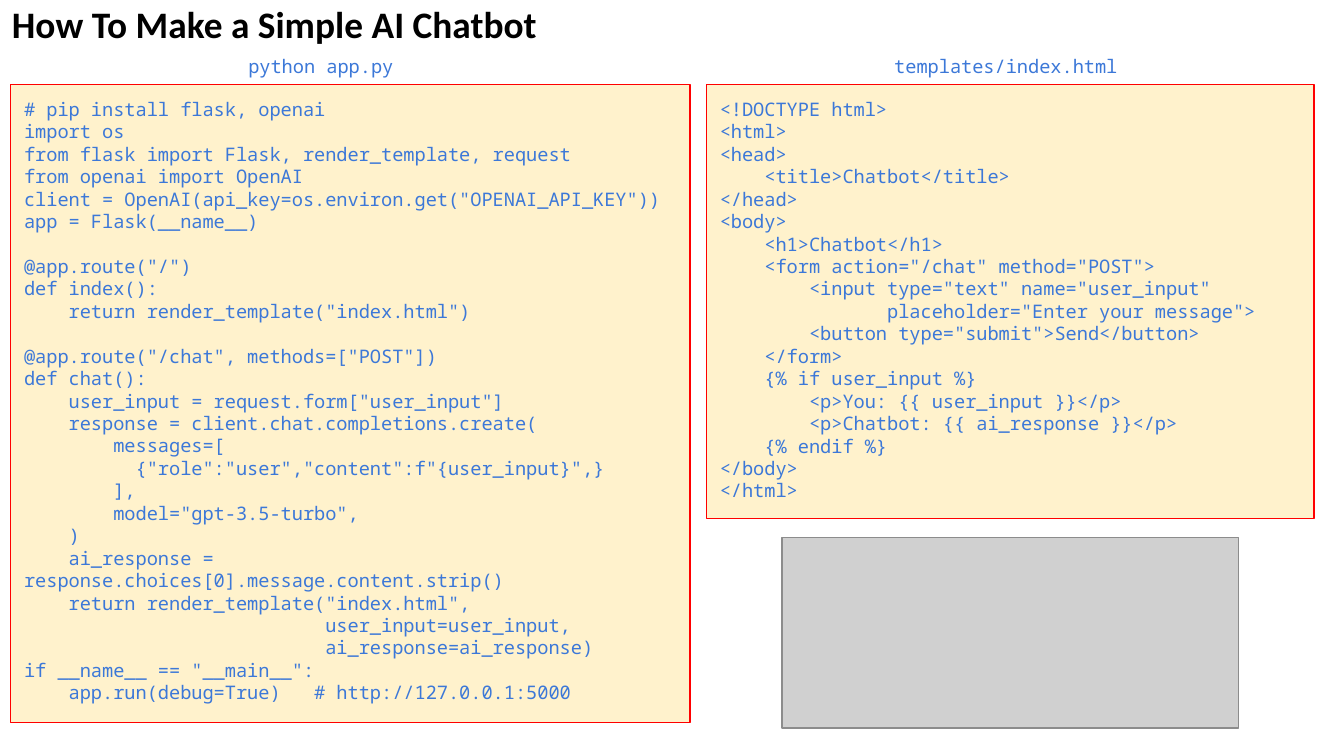
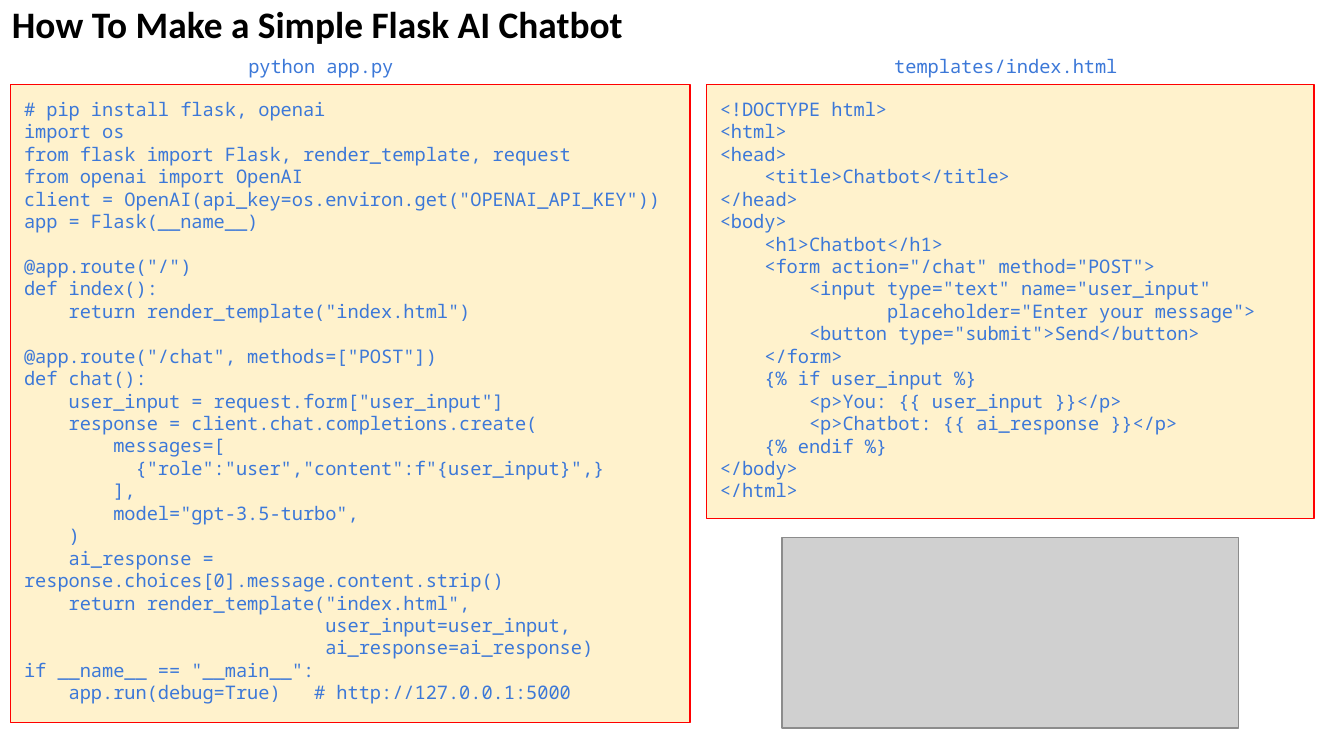
Before and after one commit to lselector/seminar, a slide deck: slide 13 of 2024/2024-03-01-AI-Updates.pptx (slide 11 before the commit). Drawn at 1344x756 pixels with LibreOffice and Linux fonts; fonts in the diff are those of the drawing; grey boxes stand for pictures. Boxes give left, top, right and bottom in pixels: in the first picture for what was removed or moved away, otherwise in the second. Text is boxed around its words. In the diff, an @@ line names an element or a change of style, - is before the commit and + after.

```diff
--- a/2024/2024-03-01-AI-Updates.pptx
+++ b/2024/2024-03-01-AI-Updates.pptx
@@ text at (x1=12, y1=11, x2=623, y2=44): text changed @@
-How To Make a Simple AI Chatbot
+How To Make a Simple Flask AI Chatbot
```
Also in this commit, not shown: 5 other slides changed, 7 slides added, 3 slides removed.
